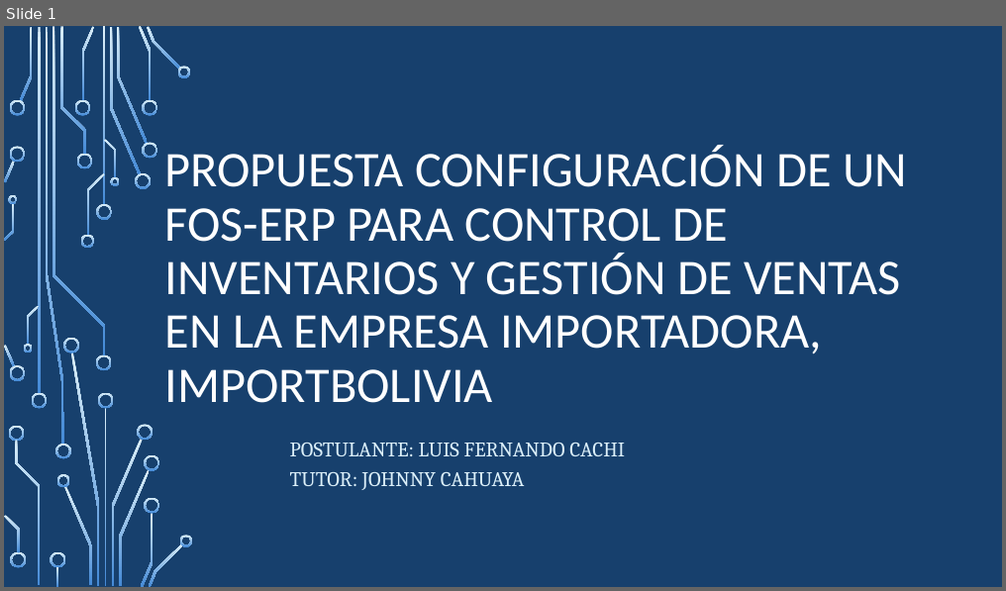
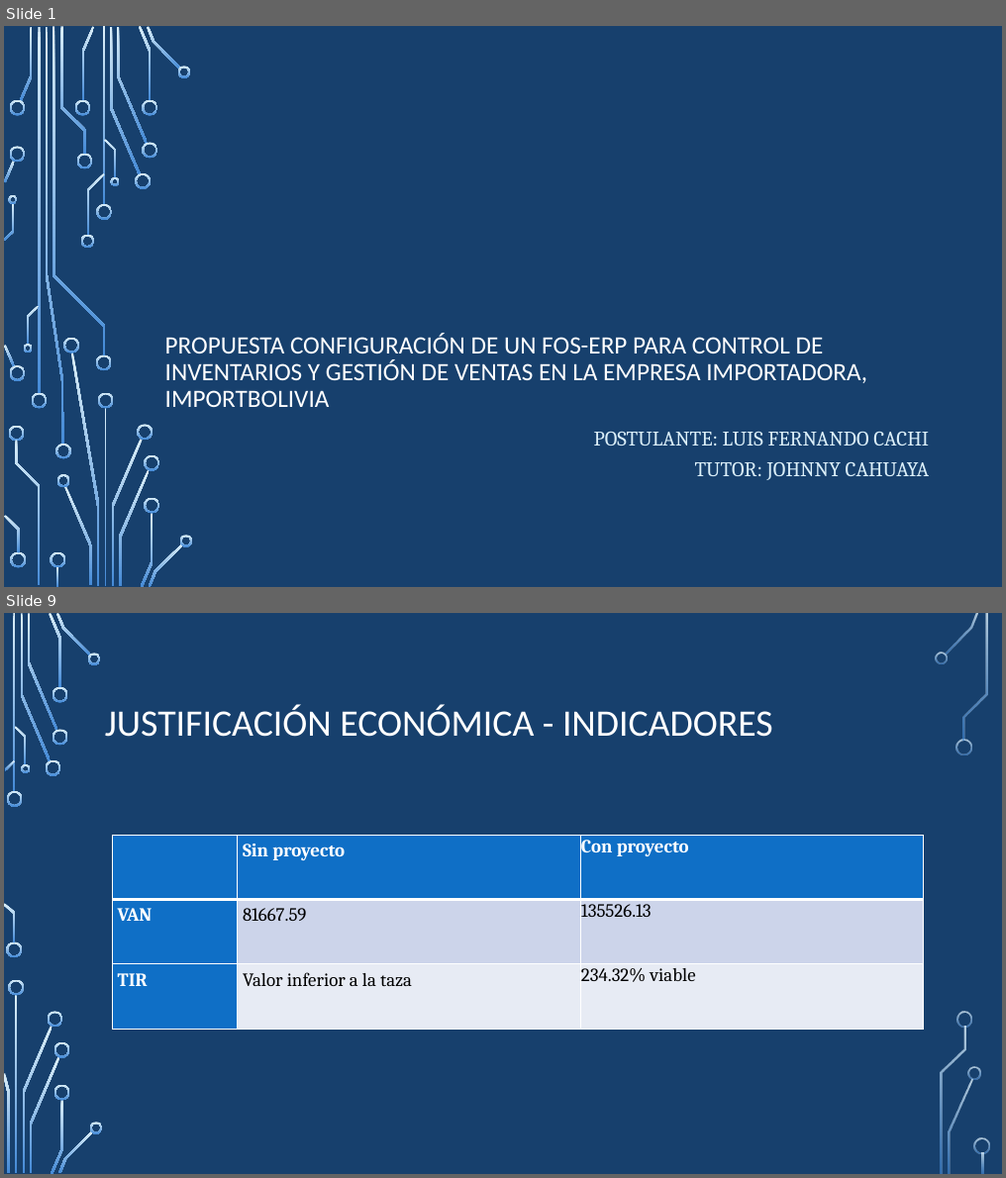
Before and after one commit to lufercc/ProyectoWord, a slide deck: monografia.pptx. Shown one above the other, each under a label of ours: slide 1 before the commit, slides 1 and 9 after it; the slides between them are not shown. The pictures are 1006x591 and 1006x1178 pixels, drawn with LibreOffice and Linux fonts; fonts in the diff are those of the drawing; background and template pictures are left out. Boxes give left, top, right and bottom in pixels: in the first picture for what was removed or moved away, otherwise in the second. Text is boxed around its words. In the diff, an @@ line names an element or a change of style, - is before the commit and + after.

```diff
--- a/monografia.pptx
+++ b/monografia.pptx
@@ slide 9 added at bbox=[4, 613, 1002, 1174], background picture (left out) @@
@@ title added at bbox=[105, 704, 773, 737], 36 pt, text #FFFFFF @@
+JUSTIFICACIÓN ECONÓMICA - INDICADORES
@@ table added at bbox=[113, 836, 924, 1029], 3 rows, 3 columns @@
+ | Sin proyecto | Con proyecto
+VAN | 81667.59 | 135526.13
+TIR | Valor inferior a la taza | 234.32% viable
@@ group added at bbox=[4, 613, 990, 1174]: 33 freeform shapes, 3 rectangles @@
@@ slide 1 changed as well @@
@@ title "PROPUESTA CONFIGURACIÓN DE UN FOS-ERP ...": place and size @@
-title "PROPUESTA CONFIGURACIÓN DE UN FOS-ERP ..." at bbox=[165, 146, 907, 403]
+title "PROPUESTA CONFIGURACIÓN DE UN FOS-ERP ..." at bbox=[165, 333, 867, 407]
@@ title "PROPUESTA CONFIGURACIÓN DE UN FOS-ERP ..." at bbox=[165, 333, 867, 407]: size 48 to 24 pt @@
@@ subtitle "POSTULANTE: LUIS FERNANDO CACHI TUTOR: ...": place and size @@
-subtitle "POSTULANTE: LUIS FERNANDO CACHI TUTOR: ..." at bbox=[290, 443, 625, 490]
+subtitle "POSTULANTE: LUIS FERNANDO CACHI TUTOR: ..." at bbox=[594, 432, 930, 480]
@@ subtitle "POSTULANTE: LUIS FERNANDO CACHI TUTOR: ..." at bbox=[594, 432, 930, 480]: alignment left to right @@
```
Also in this commit, not shown: 14 other slides added.
